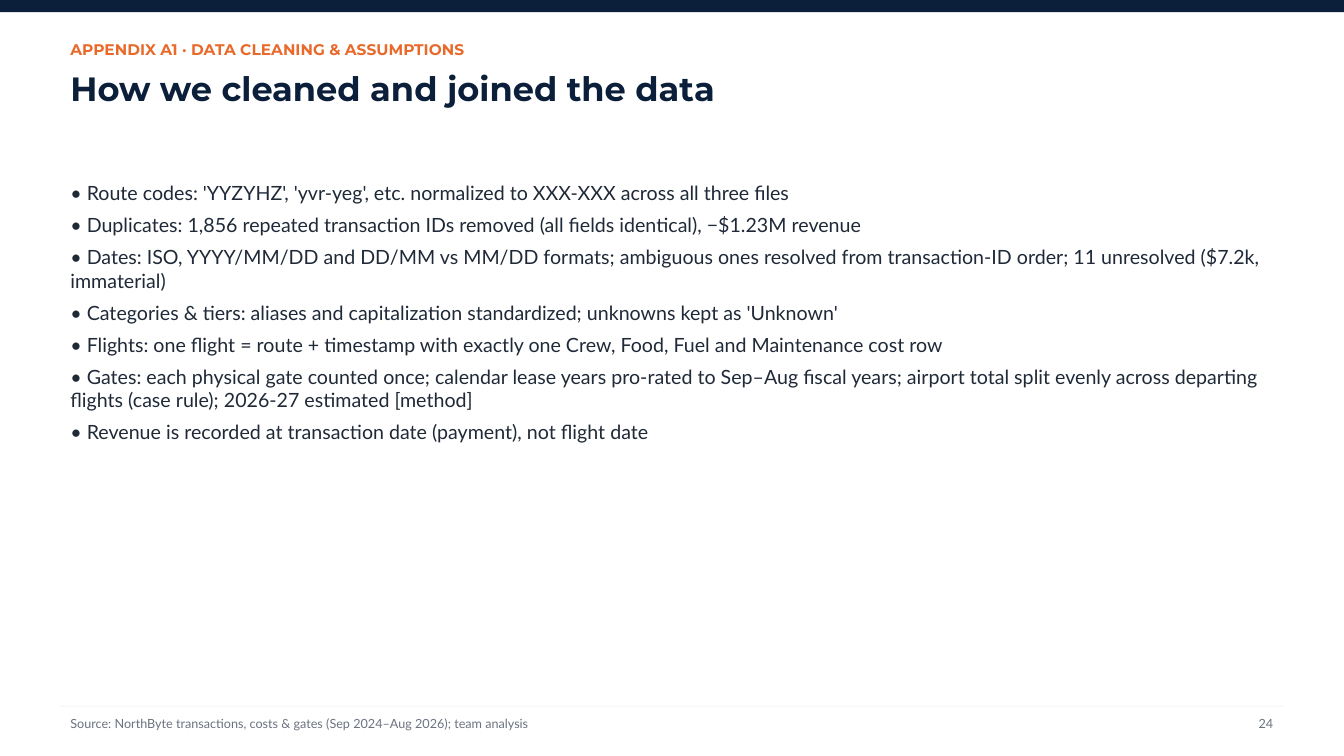
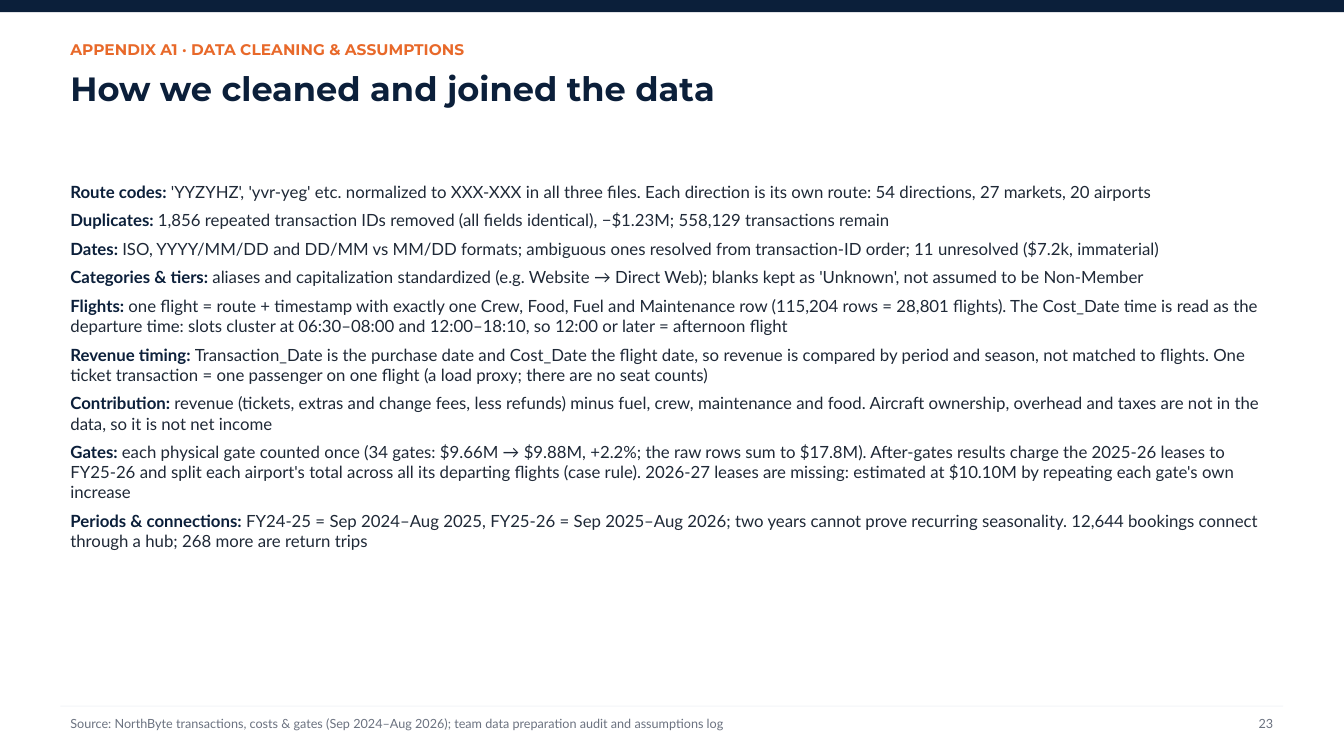
Before and after one commit to Random-Alpaca/Bolt26Airline, a slide deck: slide 23 of slides/NorthByte_FirstByte2026_template.pptx (slide 24 before the commit). Drawn at 1344x756 pixels with LibreOffice and Linux fonts; fonts in the diff are those of the drawing. Boxes give left, top, right and bottom in pixels: in the first picture for what was removed or moved away, otherwise in the second. Text is boxed around its words. In the diff, an @@ line names an element or a change of style, - is before the commit and + after.

```diff
--- a/slides/NorthByte_FirstByte2026_template.pptx
+++ b/slides/NorthByte_FirstByte2026_template.pptx
@@ text at (x1=70, y1=185, x2=1259, y2=550): text changed; size 14 to 12 pt @@
-• Route codes: 'YYZYHZ', 'yvr-yeg', etc. normalized to XXX-XXX across all three files
-• Duplicates: 1,856 repeated transaction IDs removed (all fields identical), −$1.23M revenue
-• Dates: ISO, YYYY/MM/DD and DD/MM vs MM/DD formats; ambiguous ones resolved from transaction-ID order; 11 unresolved ($7.2k, immaterial)
-• Categories & tiers: aliases and capitalization standardized; unknowns kept as 'Unknown'
-• Flights: one flight = route + timestamp with exactly one Crew, Food, Fuel and Maintenance cost row
-• Gates: each physical gate counted once; calendar lease years pro-rated to Sep–Aug fiscal years; airport total split evenly across departing flights (case rule); 2026-27 estimated [method]
-• Revenue is recorded at transaction date (payment), not flight date
+Route codes: 'YYZYHZ', 'yvr-yeg' etc. normalized to XXX-XXX in all three files. Each direction is its own route: 54 directions, 27 markets, 20 airports
+Duplicates: 1,856 repeated transaction IDs removed (all fields identical), −$1.23M; 558,129 transactions remain
+Dates: ISO, YYYY/MM/DD and DD/MM vs MM/DD formats; ambiguous ones resolved from transaction-ID order; 11 unresolved ($7.2k, immaterial)
+Categories & tiers: aliases and capitalization standardized (e.g. Website → Direct Web); blanks kept as 'Unknown', not assumed to be Non-Member
+Flights: one flight = route + timestamp with exactly one Crew, Food, Fuel and Maintenance row (115,204 rows = 28,801 flights). The Cost_Date time is read as the departure time: slots cluster at 06:30–08:00 and 12:00–18:10, so 12:00 or later = afternoon flight
+Revenue timing: Transaction_Date is the purchase date and Cost_Date the flight date, so revenue is compared by period and season, not matched to flights. One ticket transaction = one passenger on one flight (a load proxy; there are no seat counts)
+Contribution: revenue (tickets, extras and change fees, less refunds) minus fuel, crew, maintenance and food. Aircraft ownership, overhead and taxes are not in the data, so it is not net income
+Gates: each physical gate counted once (34 gates: $9.66M → $9.88M, +2.2%; the raw rows sum to $17.8M). After-gates results charge the 2025-26 leases to FY25-26 and split each airport's total across all its departing flights (case rule). 2026-27 leases are missing: estimated at $10.10M by repeating each gate's own increase
+Periods & connections: FY24-25 = Sep 2024–Aug 2025, FY25-26 = Sep 2025–Aug 2026; two years cannot prove recurring seasonality. 12,644 bookings connect through a hub; 268 more are return trips
@@ text at (x1=70, y1=718, x2=724, y2=731): text changed @@
-Source: NorthByte transactions, costs & gates (Sep 2024–Aug 2026); team analysis
+Source: NorthByte transactions, costs & gates (Sep 2024–Aug 2026); team data preparation audit and assumptions log
@@ text at (x1=1259, y1=719, x2=1274, y2=728): text changed @@
-24
+23
```
Also in this commit, not shown: 18 other slides changed, 1 slide removed, 10 other files.
